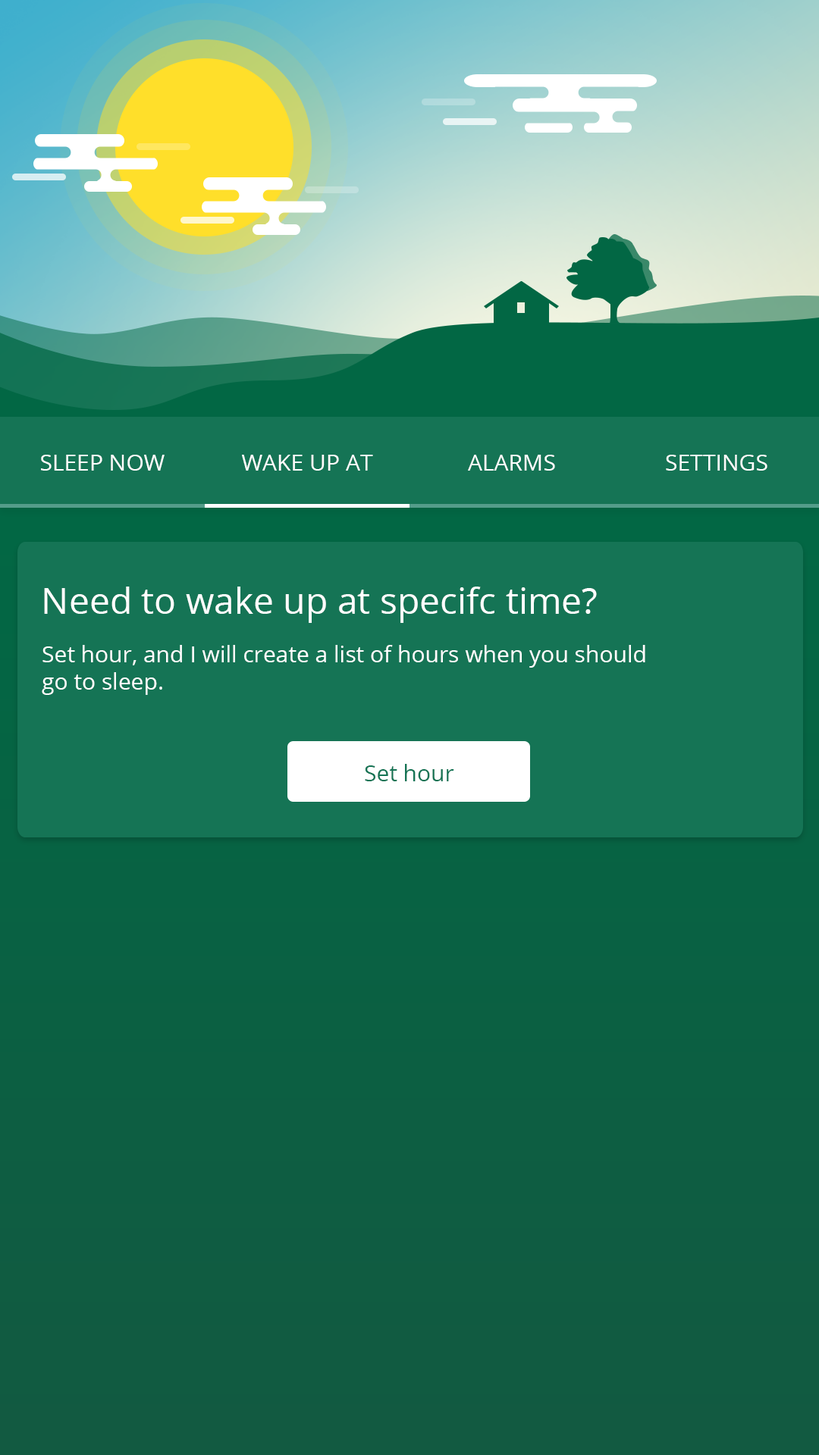
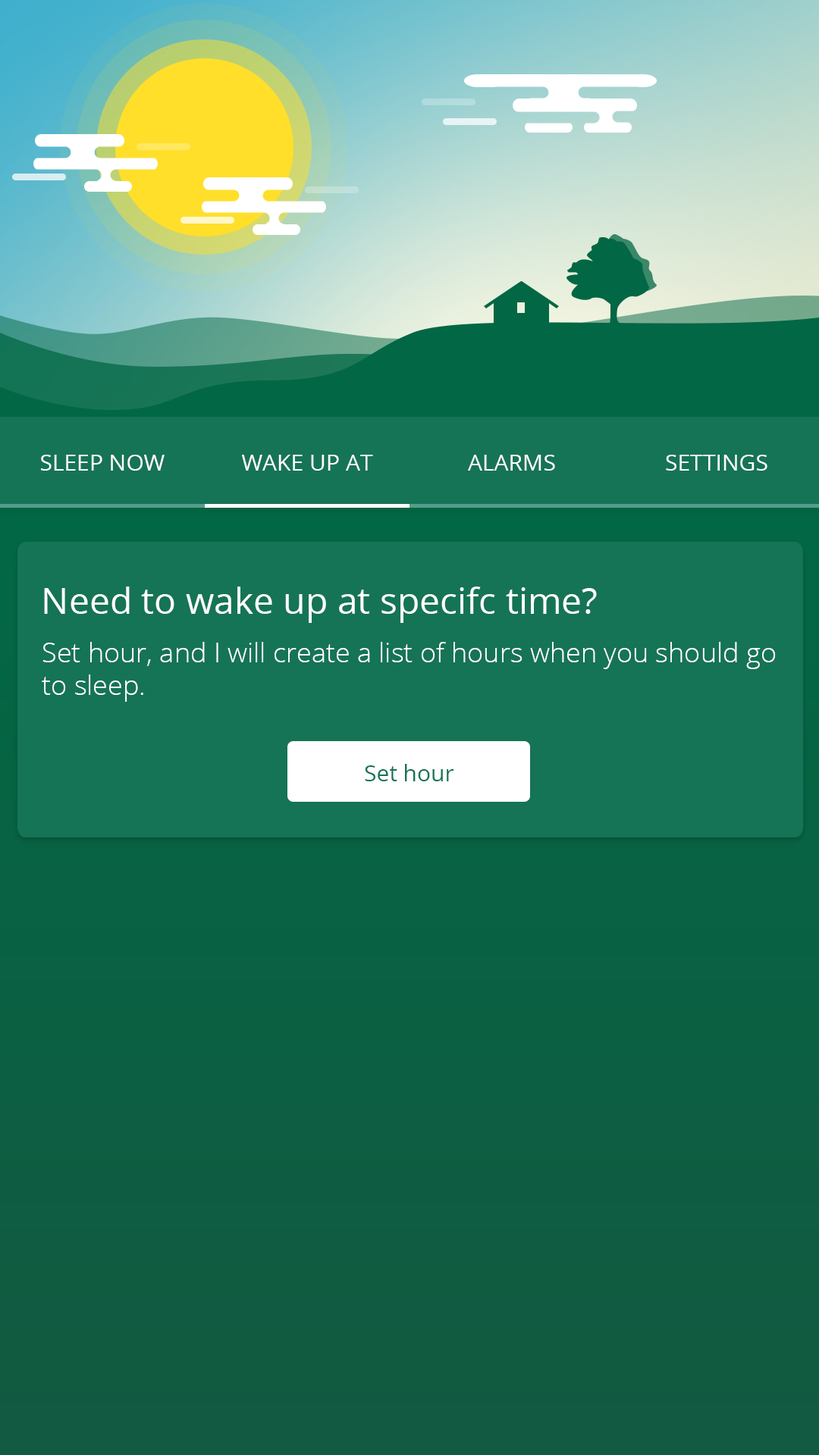
Revision of a layered 819 x 1455 image; what changed, layer by layer:
painted on "Set hour, and I will create a list of hours when you should go" over [41, 642, 776, 702]
